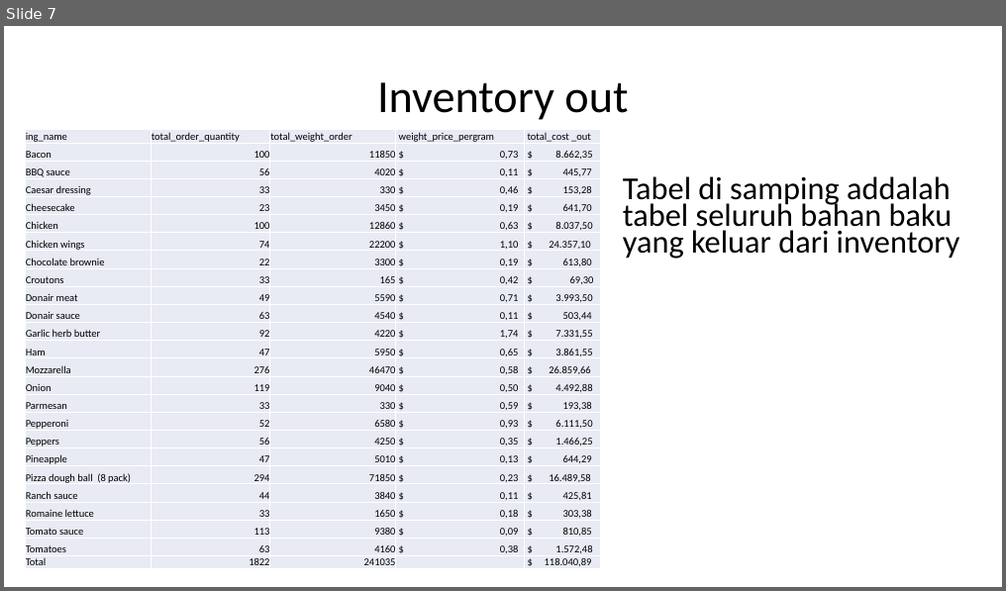
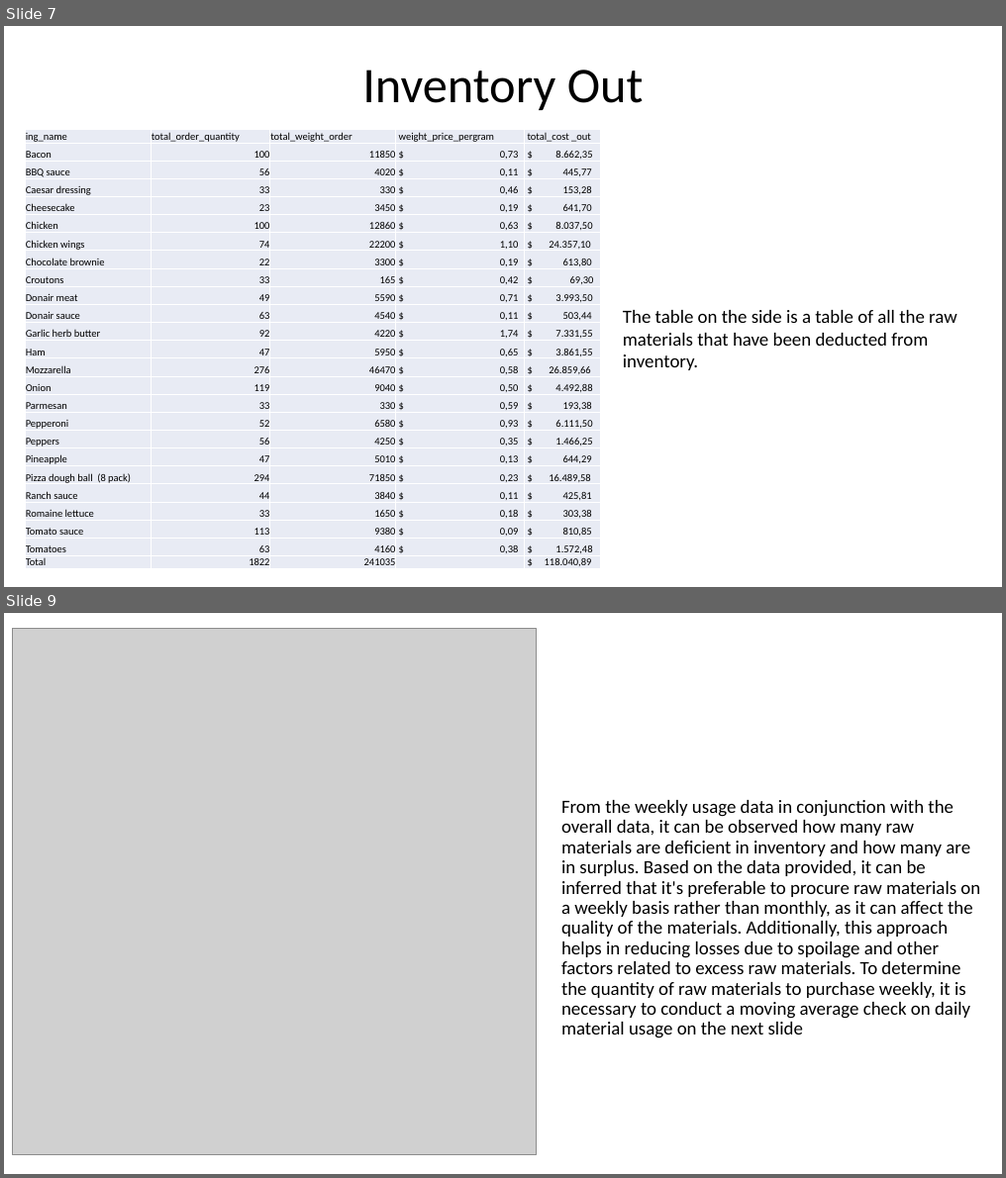
Before and after one commit to Halaholo61/Pizza-king-Stock-Optimization, a slide deck: MANAJEMEN OPTIMASI STOCK PIZZA KING.pptx. Shown one above the other, each under a label of ours: slide 7 before the commit, slides 7 and 9 after it; the slides between them are not shown. The pictures are 1006x591 and 1006x1178 pixels, drawn with LibreOffice and Linux fonts; fonts in the diff are those of the drawing; grey boxes stand for pictures. Boxes give left, top, right and bottom in pixels: in the first picture for what was removed or moved away, otherwise in the second. Text is boxed around its words. In the diff, an @@ line names an element or a change of style, - is before the commit and + after.

```diff
--- a/MANAJEMEN OPTIMASI STOCK PIZZA KING.pptx
+++ b/MANAJEMEN OPTIMASI STOCK PIZZA KING.pptx
@@ slide 9 added at [4,613,1002,1174], background #FFFFFF @@
@@ picture added at [12,629,537,1155] @@
@@ title added at [561,800,980,1039], 18 pt, text #000000 @@
+From the weekly usage data in conjunction with the overall data, it can be observed how many raw materials are deficient in inventory and how many are in surplus. Based on the data provided, it can be inferred that it's preferable to procure raw materials on a weekly basis rather than monthly, as it can affect the quality of the materials. Additionally, this approach helps in reducing losses due to spoilage and other factors related to excess raw materials. To determine the quantity of raw materials to purchase weekly, it is necessary to conduct a moving average check on daily material usage on the next slide
@@ slide 7 changed as well @@
@@ title at [362,70,644,110]: text changed; size 44 to 48 pt @@
-Inventory out
+Inventory Out
@@ text at [623,310,957,371]: text changed; size 30.8 to 18 pt @@
-Tabel di samping addalah tabel seluruh bahan baku yang keluar dari inventory
+The table on the side is a table of all the raw materials that have been deducted from inventory.
```
Also in this commit, not shown: 2 other slides changed, 7 other slides added, 8 slides removed, 3 other files.
